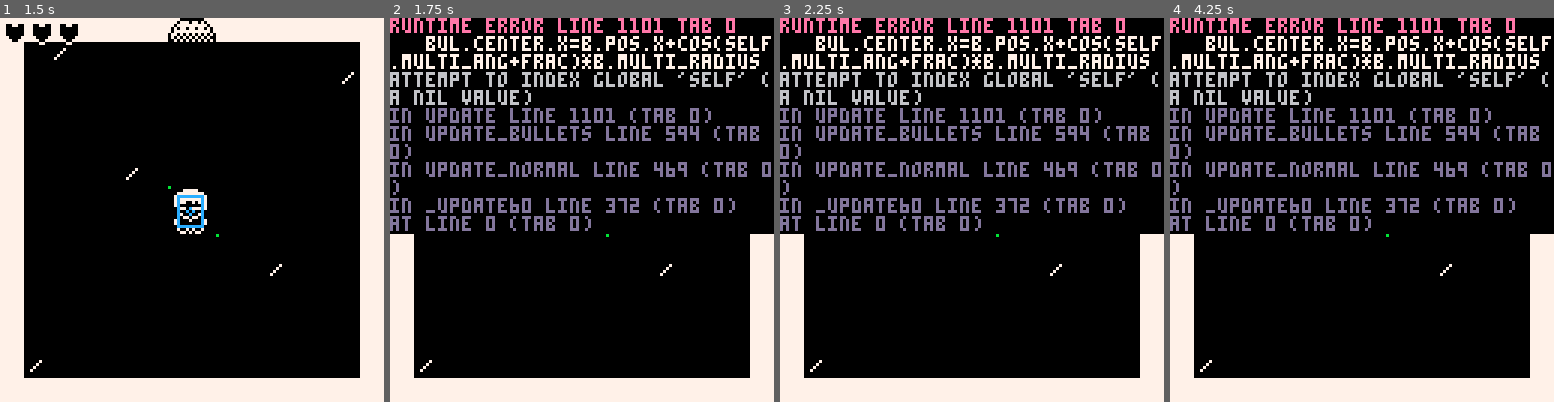
Above: before the commit, frames 1-4 (left to right).
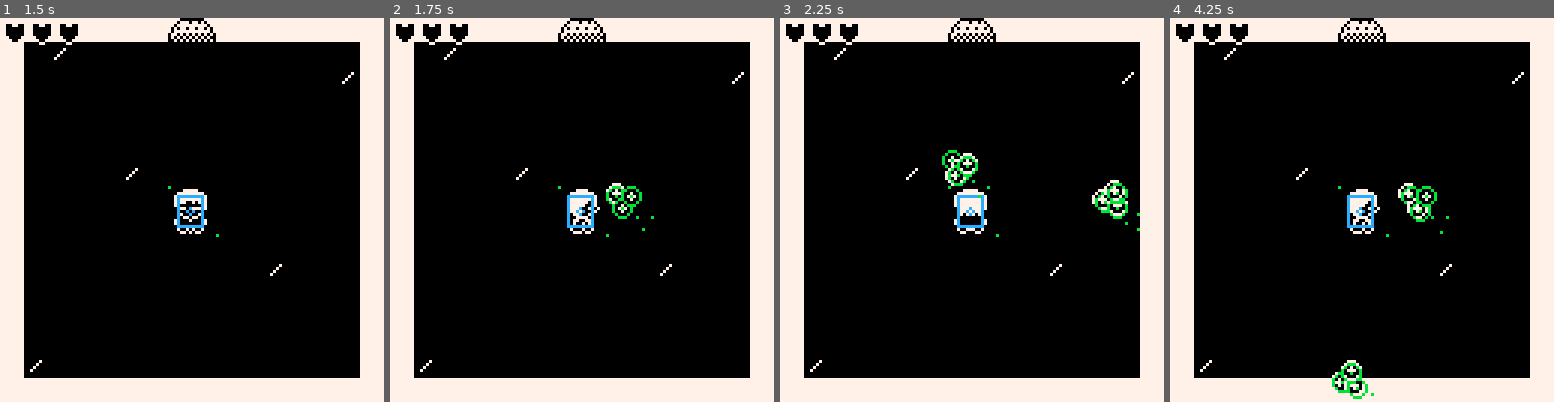
Above: after the commit, the same moments.

Repository: dresseswithpockets/bitjam3
Game: PICO-8 cartridge game.p8
The game is run twice, just before and just after one commit, with the same random seed, the same clock (stepped at 60 frames per second) and the same inputs.
Inputs:
- Up to frame 1 (1.5 s): tap X (X key) at 0.33, 1.07 s; tap O (Z key) at 0.7 s
- Up to frame 2 (1.75 s): hold Right from 1.6 s (still down); tap O (Z key) at 1.7 s
- Up to frame 3 (2.25 s): tap X (X key) at 1.85 s; release Right at 2.1 s; tap O (Z key) at 2.1 s; hold Up from 2.15 s (still down)
- Up to frame 4 (4.25 s): release Up at 2.42 s; hold Right 2.47-3.03 s; tap O (Z key) every 0.4 s from 2.5 to 4.1 s; tap X (X key) at 2.97, 4.08 s; hold Left 3.08-3.58 s; hold Down 3.63-3.97 s; hold Right from 4.02 s (still down)

Frame 1 is identical in both runs. In frame 2, 22% of the frame differs, in the area x 0-100%, y 0-57%; in frame 3, 22%; in frame 4, 22%.
Error before the commit: runtime error line 1101 tab 0; bul.center.x=b.pos.x+cos(self.multi_ang+frac)*b.multi_radius; attempt to index global 'self' (a nil value)

Commit message:
clean up multi shot and unused funcs

Diff:
--- a/game.p8
+++ b/game.p8
@@ -1045,8 +1045,8 @@
 
 	 local s=b.s_lut[angle]
 	 if s==nil then
-	  b.use_sx=ent.s_x
-	  b.use_sy=ent.s_y
+	  b.use_sx=b.s_x
+	  b.use_sy=b.s_y
 	  return
 	 end
 
@@ -1083,7 +1083,8 @@
   vec(24,0),
   vec(7,7),
   team,
-  lifetime)
+  lifetime,
+  {},{},{})
 
  b.multi_ang=0
  b.multi_rot_spd=1/120
@@ -1101,10 +1102,10 @@
 	 for i,bul in ipairs(b.buls) do
 	  local frac=i/b.multi_cnt
 	  -- bul center (used for collision)
-	  bul.center.x=b.pos.x+cos(self.multi_ang+frac)*b.multi_radius
-	  bul.center.y=b.pos.y+sin(self.multi_ang+frac)*b.multi_radius
+	  bul.pos.x=b.pos.x+cos(b.multi_ang+frac)*b.multi_radius
+	  bul.pos.y=b.pos.y+sin(b.multi_ang+frac)*b.multi_radius
 	  -- bul sprite pos
-	  bul.sprpos=v_sub(bul.center,v_div(b.spr_size, 2))
+	  bul.sprpos=v_sub(bul.pos,v_div(b.s_size, 2))
 	 end
 	 b.multi_ang+=b.multi_rot_spd
   b.move()
@@ -1128,10 +1129,10 @@
  b.draw=function()
   for bul in all(b.buls) do
    sspr(
-	   ent.use_sx,ent.use_sy,
-	   ent.s_size.x,ent.s_size.y,
-	   bul.pos.x,bul.pos.y,
-	   ent.s_size.x,ent.s_size.y)
+	   b.use_sx,b.use_sy,
+	   b.s_size.x,b.s_size.y,
+	   bul.sprpos.x,bul.sprpos.y,
+	   b.s_size.x,b.s_size.y)
 	  if debug then
 	   -- draw top left, bottom right
 	   pset(bul.pos.x,bul.pos.y,11)
@@ -1148,18 +1149,6 @@
  return b
 end
 
-function b_multi_draw(self)
- for _,bul in ipairs(self.buls) do
-  sspr(
-   self.sx,self.sy,
-   self.spr_size.x,self.spr_size.y,
-   bul.sprpos.x,bul.sprpos.y,
-   self.spr_size.x,self.spr_size.y)
-  pset(bul.center.x,bul.center.y,9)
-  circ(bul.center.x,bul.center.y,self.radius,8)
- end
-end
-
 function b_seeker(pos,dir,team,lifetime,target,spd)
  local b=bullet(
   pos,
@@ -1221,75 +1210,6 @@
  return b
 end
 
-function b_collides(self, ent)
- -- we do an n-scale dist
- -- check before the real
- -- radius-check. p8 uses
- -- a fixed cap of like 32k
- -- so its pretty easy to
- -- cause an overflow when
- -- checking large distances
- local bcenter=center(self)
- local ecenter=center(ent)
- if check_vdst(bcenter,ecenter) then
-  local dist=v_dstsq(bcenter,ecenter)
-  local min_rad=self.radius+ent.radius
-  return dist<min_rad*min_rad
- end
- return false
-end
-
-function b_move(self)
- if self.life_time>0 then
-  self.life_time-=1
-  if self.life_time==0 then
-   return false
-  end
- end
- self.tile_frac=v_add(self.tile_frac,self.velocity)
- --
- -- horizontal
- while self.tile_frac.x>8 do
-  self.tile_frac.x-=8
-  self.tile.x+=1
- end
- while self.tile_frac.x<0 do
-  self.tile_frac.x+=8
-  self.tile.x-=1
- end
-
- --
- -- vertical
- while self.tile_frac.y>8 do
-  self.tile_frac.y-=8
-  self.tile.y+=1
- end
- while self.tile_frac.y<0 do
-  self.tile_frac.y+=8
-  self.tile.y-=1
- end
- return true
-end
-
-function b_draw(self)
- local angle=v_ang(self.velocity)
- angle+=0.0625 -- [0.0625,1.0625)
- angle=flr(angle*8) -- [0,8]
- local bspr=self.base_spr
- local lut=bul_spr_lut[angle+1]
- if not self.use_spr_lut then
-  lut={0,false,false}
- end
- local bpos=topleft(self)
- spr(
-  bspr+lut[1],
-  bpos.x, bpos.y,
-  1, 1,
-  lut[2], lut[3])
- local bx,by=v_unpck(center(self))
- pset(bx,by,9)
- circ(bx,by,self.radius,8)
-end
 -->8
 -- floor plan presets
 
Not shown, changed: todo
